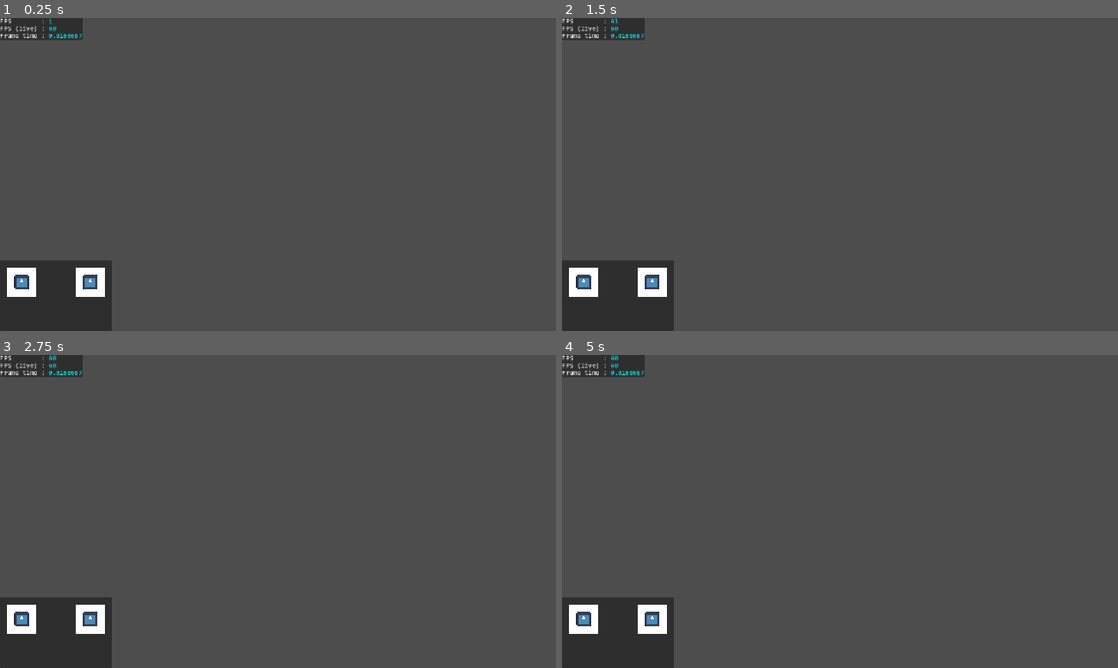
Above: before the commit, frames 1-4 (two rows, left to right).
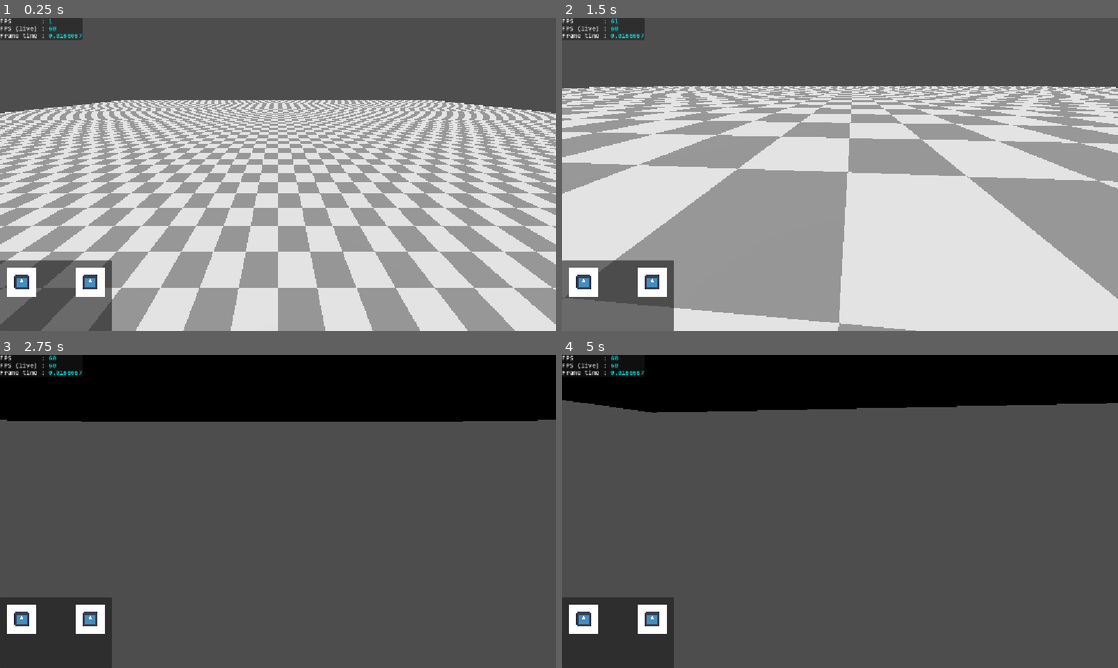
Above: after the commit, the same moments.

Repository: Slenderpi/ArcadeGame
Game: Godot game, scene res://core/main_scene/main_scene.tscn
Same seed, same stepped clock (60 frames per second), same inputs: the game is played once before the commit and once after it. The engine's default icon, where the game draws it, is replaced by a stand-in: a white triangle on a blue panel in a dark square.
Inputs (mouse positions are in pixels of both pictures, inside the frame that each line leads up to):
- Up to frame 1 (0.25 s): no input
- Up to frame 2 (1.5 s): tap Enter at 0.5 s; move the mouse to (867, 174) at 0.52 s; hold Q 0.53-1.28 s; hold W (stick_left_north_0) from 0.53 s (still down); move the mouse to (812, 174) at 1.27 s; tap E at 1.35 s
- Up to frame 3 (2.75 s): keep holding W (stick_left_north_0); move the mouse to (289, 505) at 2.02 s; hold Ctrl from 2.03 s (still down)
- Up to frame 4 (5 s): keep holding W (stick_left_north_0); tap Space (attack_left_0) at 2.75 s; move the mouse to (834, 517) at 2.77 s; release Ctrl at 2.78 s; tap Shift at 2.85 s; move the mouse to (878, 514) at 3.52 s; tap U at 3.6 s; move the mouse to (795, 508) at 4.27 s; tap I at 4.35 s

The runs differ from the first frame. In frame 1, 72% of the frame differs, in the area x 0-100%, y 26-100%; in frame 2, 77%, in the area x 0-100%, y 21-100%; in frame 3, 21%; in frame 4, 17%.

Commit message:
Work on MainScene state, GameModes
- /levels/ folder renamed to /stages/ and the terminology used will change with it

Diff:
--- /dev/null
+++ b/core/game_modes/game_mode.gd
@@ -0,0 +1,27 @@
+@abstract
+extends RefCounted
+class_name GameMode
+## Base class for all [GameMode] objects.
+## All game modes created should be given an enum value in
+## [enum GameMode.EMode]
+
+
+## Enum holding the different mode subclases.
+# NOTE: Might not use this
+enum EMode {
+	TRAINING,
+	SINGLEPLAYER,
+	MULTIPLAYER
+}
+
+
+var _main_scene: MainScene
+
+
+func _init(mainSceneOwner: MainScene) -> void:
+	_main_scene = mainSceneOwner
+
+
+## Triggers the [GameMode] to begin.
+func start() -> void:
+	Debug.print_info("GameMode.start() has been called.")
--- /dev/null
+++ b/core/game_modes/multiplayer_game_mode.gd
@@ -0,0 +1,10 @@
+extends GameMode
+class_name MultiplayerGameMode
+## For multiplayer 1v1.
+
+
+func start() -> void:
+	Debug.print_info("MultiplayerGameMode starting!")
+	# TODO: choose level (randomly?)
+	_main_scene.spawn_level(StageRefs.get_stage(StageRefs.EStage.DEV))
+	# TODO: allow players to choose character, then spawn characters
--- /dev/null
+++ b/core/game_modes/singleplayer_game_mode.gd
@@ -0,0 +1,7 @@
+extends GameMode
+class_name SingleplayerGameMode
+
+
+func start() -> void:
+	Debug.print_info("SingleplayerGameMode starting!")
+	_main_scene.spawn_level(StageRefs.get_stage(StageRefs.EStage.DEV))
--- /dev/null
+++ b/core/game_modes/training_game_mode.gd
@@ -0,0 +1,7 @@
+extends GameMode
+class_name TrainingGameMode
+
+
+func start() -> void:
+	Debug.print_info("TrainingGameMode starting!")
+	_main_scene.spawn_level(StageRefs.get_stage(StageRefs.EStage.DEV))
--- a/core/main_scene/main_scene.gd
+++ b/core/main_scene/main_scene.gd
@@ -1,5 +1,19 @@
 extends Node
-## This class is essentially a GameManager type of class
+class_name MainScene
+## This class is essentially a GameManager type of class that manages
+## the game as a whole.
+# NOTE: consider a coin_added signal, either here or in a coin-reading
+#		script.
+
+
+## Determines what state the game as a whole is in.
+enum EMainSceneState {
+	BOOTING,
+	ATTRACTION_MODE,
+	LOGIN, # NOTE: may rename to just "MENU"
+	GAMEPLAY,
+	RESULTS
+}
 
 
 @export
@@ -14,6 +28,11 @@
 #var player_controller : PackedScene
 var player_client_scene := preload("res://entities/player_client/player_client.tscn")
 
+#@export_category("Developer Config")
+### If true, skips visuals related to booting (the booting process itself still completes).
+#@export
+#var _skip_booting : bool = false
+
 @export_group("References")
 @export_subgroup("World")
 @export
@@ -38,6 +57,25 @@
 @export
 var _dev_canvas : DevCanvas
 
+
+## The current state of the program.
+var state : EMainSceneState:
+	get:
+		return _state
+	set(value):
+		_state = value
+		match state:
+			EMainSceneState.BOOTING:
+				_on_state_booting()
+			EMainSceneState.ATTRACTION_MODE:
+				_on_state_attraction_mode()
+			EMainSceneState.LOGIN:
+				_on_state_login()
+			EMainSceneState.GAMEPLAY:
+				_on_state_gameplay()
+var _state : EMainSceneState = EMainSceneState.BOOTING
+## The current [GameMode] in use.
+var game_mode : GameMode = null
 
 var spawned_mechs : Array[MechCharacter] = []
 
@@ -73,6 +111,8 @@
 			c.queue_free()
 	)
 
+	state = EMainSceneState.BOOTING
+
 	#_spawn_mech_character_for_player(mech_to_load_0, 0)
 	#_spawn_mech_character_for_player(mech_to_load_1, 1)
 
@@ -80,6 +120,47 @@
 	#_game_camera.camera_mode = GameCamera.ECameraMode.FIRST_PERSON
 
 	#_dev_canvas.mech_character = spawned_mechs[0]
+
+
+func _on_state_booting() -> void:
+	Debug.print_info("MainScene state: BOOTING.")
+	print("Booting not yet implemented. Going straight to ATTRACTION_MODE.")
+	state = EMainSceneState.ATTRACTION_MODE
+
+
+func _on_state_attraction_mode() -> void:
+	Debug.print_info("MainScene state: ATTRACTION_MODE.")
+	# TODO: On any controller input, enter
+	print("Attraction not yet implemented. Going straight to LOGIN.")
+	state = EMainSceneState.LOGIN
+
+
+func _on_state_login() -> void:
+	Debug.print_info("MainScene state: LOGIN.")
+	# TODO: use NetworkManager to determine if the other machine is ready to play.
+	# 		If fails, SingleplayerGameMode
+	#		If succeeds, MultiplayerGameMode
+	print("Defaulting to MultiplayerGameMode.")
+	game_mode = MultiplayerGameMode.new(self)
+	print("Login not yet implemented. Going straight to GAMEPLAY.")
+	state = EMainSceneState.GAMEPLAY
+
+
+func _on_state_gameplay() -> void:
+	Debug.print_info("MainScene state: GAMEPLAY.")
+	assert(game_mode != null, "MainScene entered GAMEPLAY but game_mode is null. Should be set in LOGIN state.")
+	if not multiplayer.is_server():
+		return
+	game_mode.start()
+
+
+## Spawns the level.
+## Should only be called by the host.
+func spawn_level(levelResource: Resource) -> void:
+	print("Spawning level")
+	var level := levelResource.instantiate() as Node3D
+	_level_data = level as LevelData
+	_folder_level.add_child(level)
 
 
 func _spawn_level_and_characters() -> void:
--- a/core/main_scene/main_scene.tscn
+++ b/core/main_scene/main_scene.tscn
@@ -1,7 +1,7 @@
 [gd_scene format=3 uid="uid://dhgdgbr812rv2"]
 
 [ext_resource type="Script" uid="uid://dqgs0suqdr0ic" path="res://core/main_scene/main_scene.gd" id="1_awcct"]
-[ext_resource type="PackedScene" uid="uid://dyhygadsweine" path="res://levels/lv_dev/lv_dev.tscn" id="2_wqpev"]
+[ext_resource type="PackedScene" uid="uid://dyhygadsweine" path="res://stages/lv_dev/lv_dev.tscn" id="2_wqpev"]
 [ext_resource type="PackedScene" uid="uid://b0pw1c17p3b5n" path="res://entities/mech_characters/mech_guy/mech_guy.tscn" id="3_0lowg"]
 [ext_resource type="PackedScene" uid="uid://dn3hp2lqhrwn8" path="res://core/game_camera/game_camera.tscn" id="3_3gbtc"]
 [ext_resource type="PackedScene" uid="uid://ktk85mqyxoxj" path="res://ui/dev_canvas/dev_canvas.tscn" id="4_et8y5"]
@@ -17,8 +17,8 @@
 _folder_entities = NodePath("World/Entities")
 _folder_effects = NodePath("World/Effects")
 _folder_ui = NodePath("UI")
-level_mspawner = NodePath("Multiplayer/LevelMSpawner")
-entities_mspawner = NodePath("Multiplayer/EntitiesMSpawner")
+level_mspawner = NodePath("Multiplayer/Spawners/LevelMSpawner")
+entities_mspawner = NodePath("Multiplayer/Spawners/EntitiesMSpawner")
 _dev_canvas = NodePath("UI/DevCanvas")
 
 [node name="World" type="Node" parent="." unique_id=1051000033]
@@ -40,10 +40,12 @@
 
 [node name="Multiplayer" type="Node" parent="." unique_id=2046824306]
 
-[node name="LevelMSpawner" type="MultiplayerSpawner" parent="Multiplayer" unique_id=531030473]
+[node name="Spawners" type="Node" parent="Multiplayer" unique_id=438647007]
+
+[node name="LevelMSpawner" type="MultiplayerSpawner" parent="Multiplayer/Spawners" unique_id=531030473]
 _spawnable_scenes = PackedStringArray("uid://dyhygadsweine")
-spawn_path = NodePath("../../World/Level")
+spawn_path = NodePath("../../../World/Level")
 
-[node name="EntitiesMSpawner" type="MultiplayerSpawner" parent="Multiplayer" unique_id=808705322]
+[node name="EntitiesMSpawner" type="MultiplayerSpawner" parent="Multiplayer/Spawners" unique_id=808705322]
 _spawnable_scenes = PackedStringArray("uid://b0pw1c17p3b5n")
-spawn_path = NodePath("../../World/Entities")
+spawn_path = NodePath("../../../World/Entities")
--- a/globals/network_manager.gd
+++ b/globals/network_manager.gd
@@ -37,8 +37,11 @@
 ## Sent when in the [enum ENetworkManagerState.CALLING] state.
 const UDPSTR_CALL := &"CALL"
 ## Sent when in the [enum ENetworkManagerState.CALLING] state AND this
-## NetworkManager receives a CALL.
+## NetworkManager receives a CALL AND there is someone playing.
 const UDPSTR_RESPONSE := &"RESPONSE"
+## Sent when inthe [enum ENetworkManagerState.CALLING] state AND this
+## NetworkManager receives a CALL AND the game does not have a Player on it.
+const UDPSTR_NO_PLAY := &"NO_PLAY"
 ## Sent by the NetworkManager after it's started its server.
 const UDPSTR_SERVER_START := &"SERVER_START"
 
--- /dev/null
+++ b/globals/stage_refs.gd
@@ -0,0 +1,19 @@
+extends Node
+
+
+## A stage.
+# NOTE: Enum values MUST line up with order in _preloaded_stages
+enum EStage {
+	DEV = 0,
+}
+
+
+# Fill with references to each stage scene.
+var _preloaded_stages : Array[Resource] = [
+	preload("res://stages/lv_dev/lv_dev.tscn"),
+]
+
+
+## Get the preloaded-resouce for a specific stage.
+func get_stage(stage: EStage) -> Resource:
+	return _preloaded_stages[stage]
--- a/project.godot
+++ b/project.godot
@@ -19,6 +19,7 @@
 
 Debug="*uid://cu7bimfn6fy4k"
 NetworkManager="*uid://cc0bu236eu6gu"
+StageRefs="*uid://3xmhx6ujbonj"
 
 [display]
 
--- a/levels/lv_dev/lv_dev.tscn
+++ b/stages/lv_dev/lv_dev.tscn
@@ -1,8 +1,8 @@
 [gd_scene format=3 uid="uid://dyhygadsweine"]
 
 [ext_resource type="Material" uid="uid://dxwb4thl11o7t" path="res://assets/basic_materials/m_checkerboard.tres" id="1_lsv3u"]
-[ext_resource type="Script" uid="uid://c85iolop1hj2r" path="res://levels/level_data.gd" id="1_mmko4"]
-[ext_resource type="Script" uid="uid://c4yx8tc85j1rc" path="res://levels/lv_dev/fast_cube_test.gd" id="2_45owk"]
+[ext_resource type="Script" uid="uid://c85iolop1hj2r" path="res://stages/level_data.gd" id="1_mmko4"]
+[ext_resource type="Script" uid="uid://c4yx8tc85j1rc" path="res://stages/lv_dev/fast_cube_test.gd" id="2_45owk"]
 [ext_resource type="Material" uid="uid://btkumge4biux0" path="res://assets/basic_materials/m_green.tres" id="2_nl26l"]
 
 [sub_resource type="BoxShape3D" id="BoxShape3D_xse17"]
Not shown, added: core/game_modes/game_mode.gd.uid
Not shown, added: core/game_modes/multiplayer_game_mode.gd.uid
Not shown, added: core/game_modes/singleplayer_game_mode.gd.uid
Not shown, added: core/game_modes/training_game_mode.gd.uid
Not shown, added: globals/stage_refs.gd.uid
Renamed: levels/level_data.gd -> stages/level_data.gd
Renamed: levels/level_data.gd.uid -> stages/level_data.gd.uid
Renamed: levels/lv_dev/fast_cube_test.gd -> stages/lv_dev/fast_cube_test.gd
Renamed: levels/lv_dev/fast_cube_test.gd.uid -> stages/lv_dev/fast_cube_test.gd.uid
